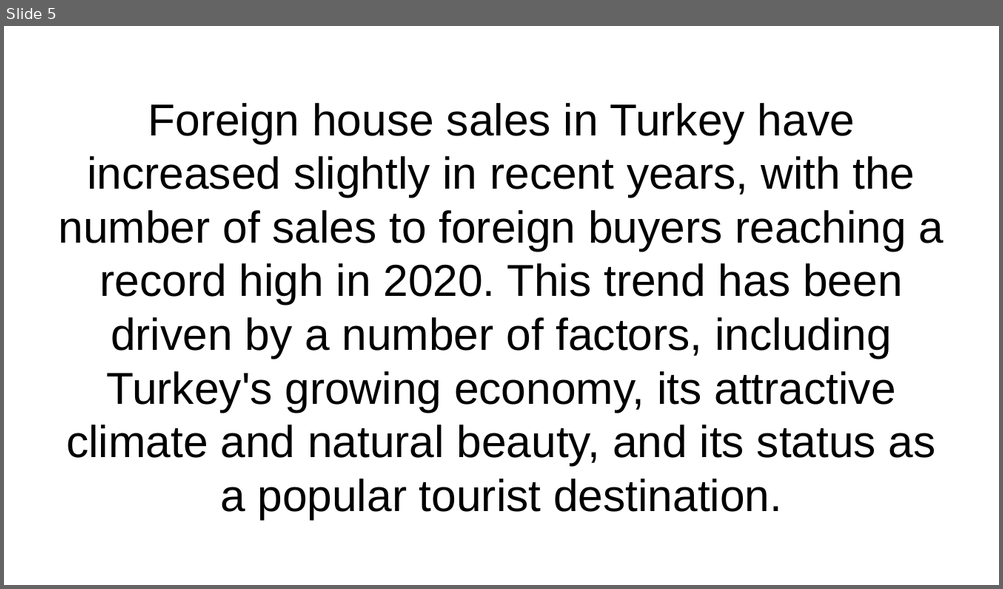
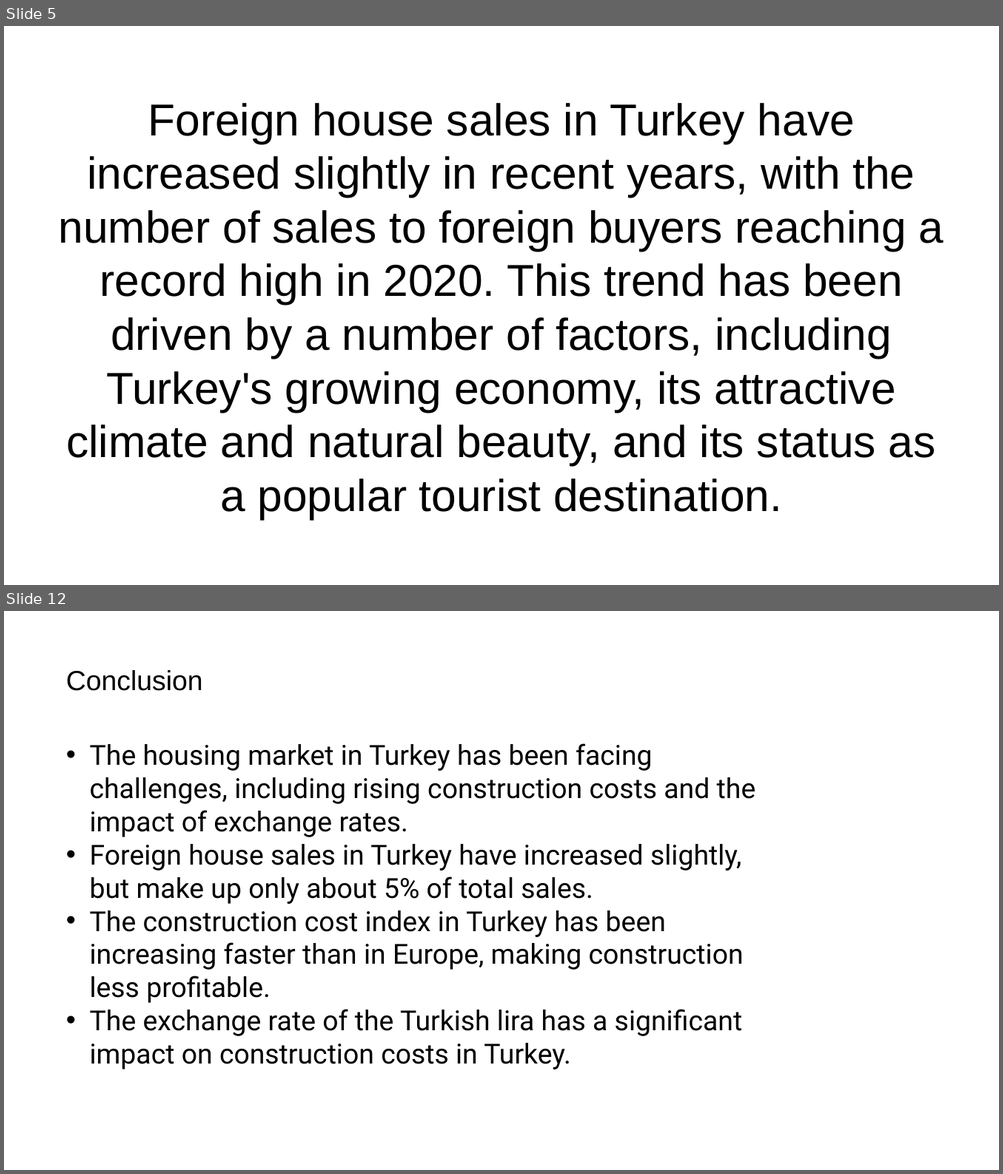
Before and after one commit to pjournal/mef06g-honey-drip, a slide deck: Presentation.pptx. Shown one above the other, each under a label of ours: slide 5 before the commit, slides 5 and 12 after it; the slides between them are not shown. The pictures are 1003x589 and 1003x1174 pixels, drawn with LibreOffice and Linux fonts; fonts in the diff are those of the drawing. Boxes give left, top, right and bottom in pixels: in the first picture for what was removed or moved away, otherwise in the second. Text is boxed around its words. In the diff, an @@ line names an element or a change of style, - is before the commit and + after.

```diff
--- a/Presentation.pptx
+++ b/Presentation.pptx
@@ slide 12 added at bbox=[4, 611, 999, 1170], background #FFFFFF @@
@@ text added at bbox=[66, 670, 203, 691], 20 pt, text #000000 @@
+Conclusion
@@ text added at bbox=[90, 743, 756, 1070], 20 pt, text #000000 @@
+• The housing market in Turkey has been facing challenges, including rising construction costs and the impact of exchange rates.
+• Foreign house sales in Turkey have increased slightly, but make up only about 5% of total sales.
+• The construction cost index in Turkey has been increasing faster than in Europe, making construction less profitable.
+• The exchange rate of the Turkish lira has a significant impact on construction costs in Turkey.
```
Also in this commit, not shown: 3 slides changed, 4 other slides added, 1 slide removed.
